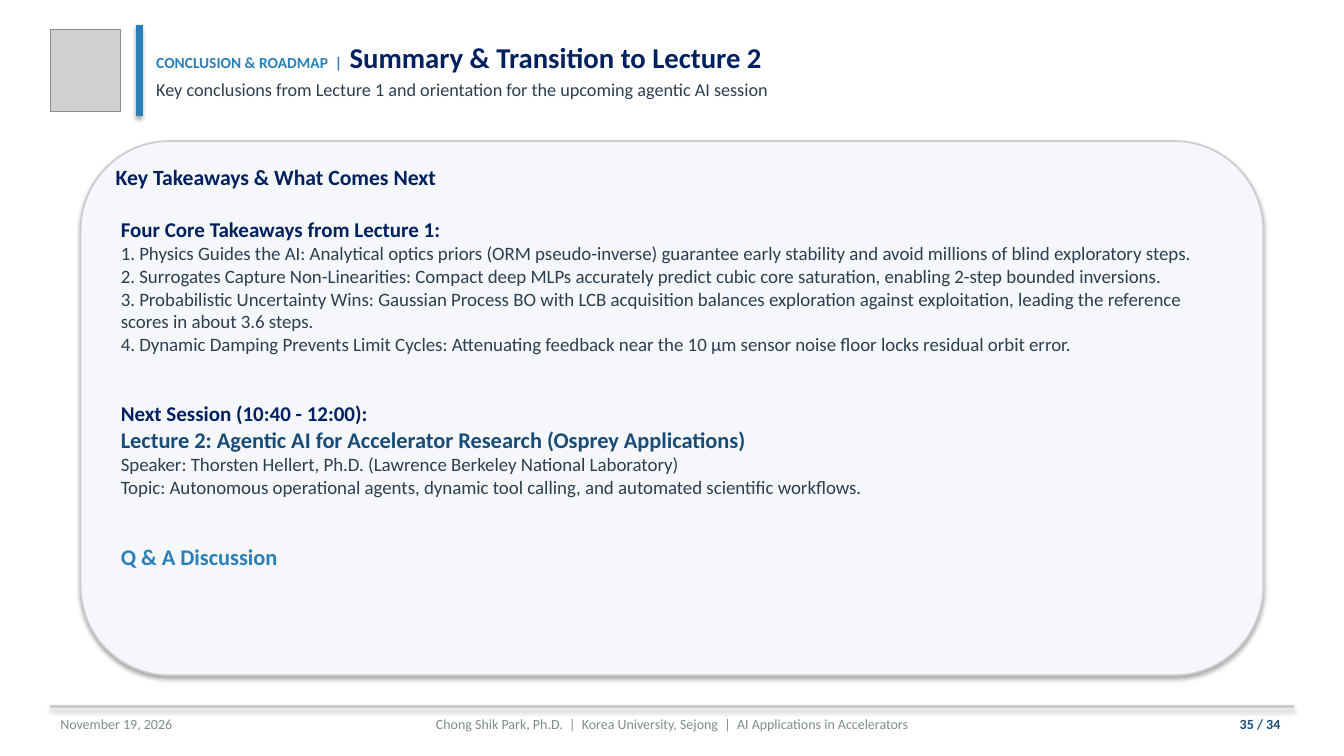
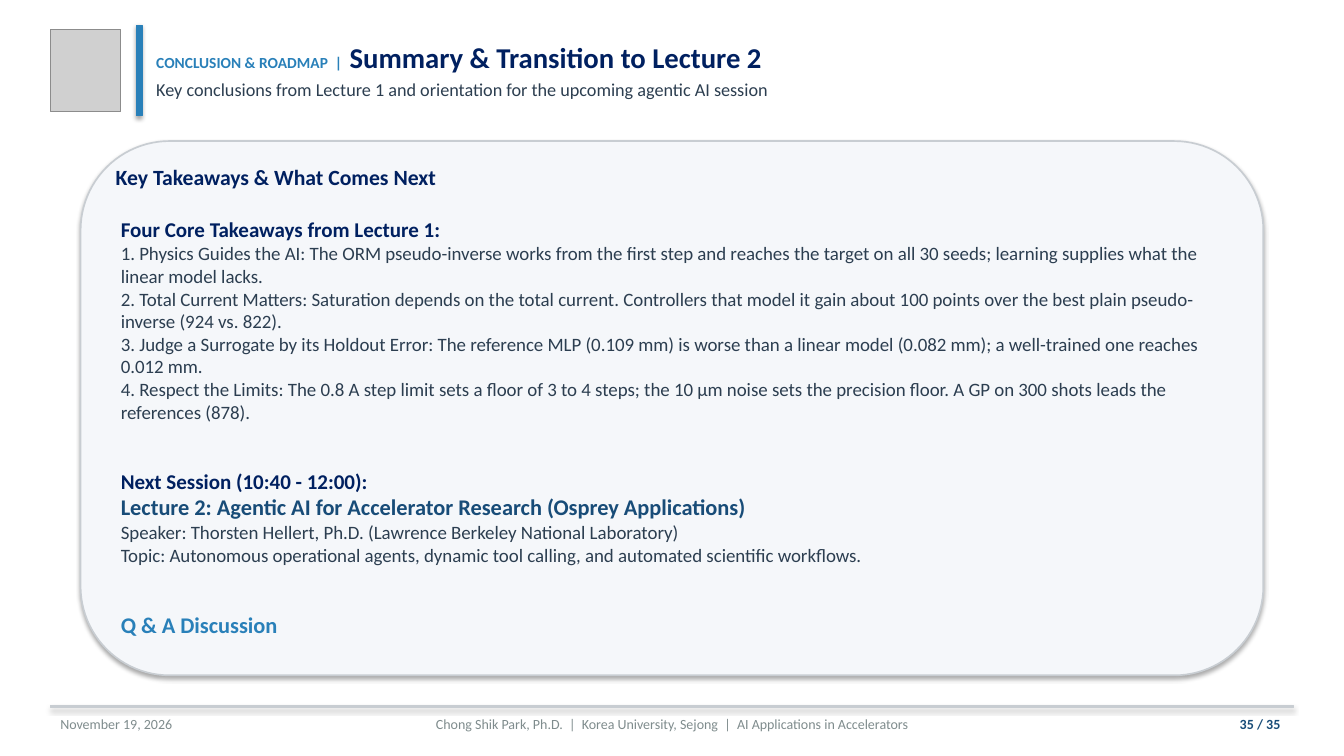
Before and after one commit to cspark7701/ai4acc-mini-hackathon, a slide deck: slide 35 of presentations/Lecture_1_AI_ML_Foundations_and_Control_Slides.pptx. Drawn at 1344x756 pixels with LibreOffice and Linux fonts; fonts in the diff are those of the drawing; grey boxes stand for pictures. Boxes give left, top, right and bottom in pixels: in the first picture for what was removed or moved away, otherwise in the second. Text is boxed around its words. In the diff, an @@ line names an element or a change of style, - is before the commit and + after.

```diff
--- a/presentations/Lecture_1_AI_ML_Foundations_and_Control_Slides.pptx
+++ b/presentations/Lecture_1_AI_ML_Foundations_and_Control_Slides.pptx
@@ text at (121,222,1198,422): text changed @@
-Four Core Takeaways from Lecture 1:
-1. Physics Guides the AI: Analytical optics priors (ORM pseudo-inverse) guarantee early stability and avoid millions of blind exploratory steps.
-2. Surrogates Capture Non-Linearities: Compact deep MLPs accurately predict cubic core saturation, enabling 2-step bounded inversions.
-3. Probabilistic Uncertainty Wins: Gaussian Process BO with LCB acquisition balances exploration against exploitation, leading the reference scores in about 3.6 steps.
-4. Dynamic Damping Prevents Limit Cycles: Attenuating feedback near the 10 μm sensor noise floor locks residual orbit error.
+Four Core Takeaways from Lecture 1:
+1. Physics Guides the AI: The ORM pseudo-inverse works from the first step and reaches the target on all 30 seeds; learning supplies what the linear model lacks.
+2. Total Current Matters: Saturation depends on the total current. Controllers that model it gain about 100 points over the best plain pseudo-inverse (924 vs. 822).
+3. Judge a Surrogate by its Holdout Error: The reference MLP (0.109 mm) is worse than a linear model (0.082 mm); a well-trained one reaches 0.012 mm.
+4. Respect the Limits: The 0.8 A step limit sets a floor of 3 to 4 steps; the 10 μm noise sets the precision floor. A GP on 300 shots leads the references (878).
@@ text at (1240,720,1280,729): text changed @@
-35 / 34
+35 / 35
```
Also in this commit, not shown: 34 other slides changed, 6 other files.
